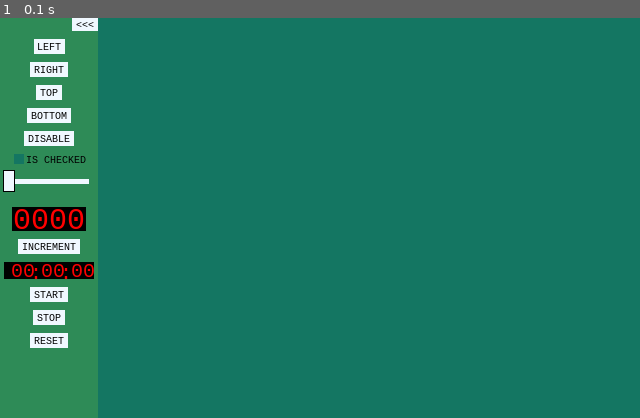
Above: before the commit, frame 1.
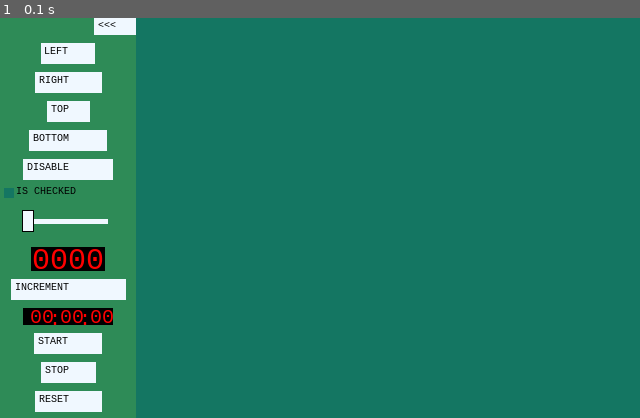
Above: after the commit, the same moment.

Repository: alexetsnyder/OuroborosPython
Game: pygame game, started from Pygame/Maps/IslandMaps/controls.py
Same seed, same stepped clock (60 frames per second), same inputs: the game is played once before the commit and once after it.
Inputs:
- Up to frame 1 (0.1 s): no input

The runs differ from the first frame. In frame 1, 13% of the frame differs, in the area x 0-22%, y 0-100%.

Commit message:
Refactor Enable and Disable Color
Created a style class that can hold the active and inactive color. Works except for the button sizing and some other formating are incorrect.

Diff:
--- a/Pygame/Maps/IslandMaps/controls.py
+++ b/Pygame/Maps/IslandMaps/controls.py
@@ -1,18 +1,27 @@
 #controls.py
 import time, math
 import go, imp, events
+from go import Styles, Style
 from structs import *
 
 class Control (go.Rect):
-	def __init__(self, left_top, size, is_visible=True, is_enabled=True, enabled_color=Color.ALICE_BLUE, disabled_color=Color.LIGHT_GREY):
+	def __init__(self, left_top, size, is_visible=True, is_enabled=True):
 		self.mw, self.mh = self.margins = (8, 8)
-		self.enabled_color = enabled_color
-		self.disabled_color = disabled_color
 		self.set_enabled(is_enabled)
 		self.set_visibility(is_visible)
 		super().__init__(left_top, size)
 		self.set_size(size)
 		self.set_position(left_top)
+		self.create_styles()
+
+	def create_styles(self):
+		self.styles = Styles()
+		self.styles['default_enabled'] = Style(Color.ALICE_BLUE)
+		self.styles['default_disabled'] = Style(Color.LIGHT_GREY)
+		self.styles['default_text_enabled'] = Style(Color.BLACK, font_size=10)
+		self.styles['default_text_disabled'] = Style(Color.DIM_GREY, font_size=10)
+		self.styles['default_border_enabled'] = Style(Color.BLACK)
+		self.styles['default_border_disabled'] = Style(Color.DIM_GREY)
 
 	def set_visibility(self, is_visible):
 		self.is_visible = is_visible
@@ -20,11 +29,13 @@
 	def set_enabled(self, is_enabled):
 		self.is_enabled = is_enabled
 
-	def get_color(self):
+	def get_style(self, key):
+		postfix = ''
 		if self.is_enabled:
-			return self.enabled_color
+			postfix = 'enabled'
 		else:
-			return self.disabled_color
+			postfix = 'disabled'
+		return self.styles['{}_{}'.format(key, postfix)]
 
 	def update(self):
 		pass
@@ -33,18 +44,22 @@
 		pass
 
 class Button (Control):
-	def __init__(self, text, on_click=None, left_top=(0, 0), min_size=(0, 0), text_color=Color.BLACK, text_size=10, active_color=Color.RED, is_visible=True, is_enabled=True):
+	def __init__(self, text, on_click=None, left_top=(0, 0), min_size=(0, 0), is_visible=True, is_enabled=True):
 		self.is_active = False
 		self.on_click = on_click
-		self.active_color = active_color
-		self.text_color = text_color
-		self.disabled_text_color = Color.DIM_GREY
 		self.min_w, self.min_h = self.min_size = min_size
-		self.btn_font = go.FontInfo(font_size=text_size)
-		self.btn_txt = go.RenderText(text, self.btn_font)
+		self.btn_txt = go.RenderText(text)
 		self.btn_bck = go.Rect((0, 0), (0, 0))
 		self.wire_events()
 		super().__init__(left_top, self.get_size(), is_enabled=is_enabled, is_visible=is_visible)
+		self.apply_styles()
+
+	def create_styles(self):
+		super().create_styles()
+		self.styles['btn_active'] = Style(Color.RED)
+
+	def apply_styles(self):
+		self.btn_txt.set_font_style(self.get_text_style())
 
 	def wire_events(self):
 		imp.IMP().add_listener(events.MouseMotionEvent().create(self.on_mouse_motion, quell=True))
@@ -61,17 +76,13 @@
 			if self.is_enabled and self.is_active:
 				self.on_click(event)
 
-	def get_color(self):
-		color = super().get_color()
+	def get_style(self):
 		if self.is_enabled and self.is_active:
-			color = self.active_color
-		return color
-
-	def get_text_color(self):
-		if self.is_enabled:
-			return self.text_color
-		else:
-			return self.disabled_text_color
+			return self.styles['btn_active']
+		return super().get_style('default')
+
+	def get_text_style(self):
+		return super().get_style('default_text')
 
 	def set_size(self, size):
 		w, h = size
@@ -98,8 +109,8 @@
 
 	def draw(self, surface):
 		if self.is_visible:
-			self.btn_bck.draw(surface, self.get_color())
-			self.btn_txt.draw(surface, self.get_text_color())
+			self.btn_bck.draw(surface, self.get_style().color)
+			self.btn_txt.draw(surface, self.get_text_style().color)
 
 class SideBar (Control):
 	def __init__(self, controls=[], window_side=WindowSide.LEFT):
@@ -109,17 +120,27 @@
 		self.sidebar_bck = go.Rect((0, 0), (0, 0))
 		self.btn_expand = Button(self.get_btn_txt(), on_click=self.toggle_expand)
 		self.min_w, self.min_h = self.min_size = self.btn_expand.size
-		super().__init__((0, 0), (0, 0), enabled_color=Color.SEA_GREEN)
+		super().__init__((0, 0), (0, 0))
 		self.set_size(self.assay_size())
 		self.set_position(self.assay_position())
 		self.wire_events()
 
+	def create_styles(self):
+		super().create_styles()
+		self.styles['default_enabled'].color = Color.SEA_GREEN
+
 	def wire_events(self):
 		imp.IMP().add_listener(events.UserEvent(CustomEvent.REFRESH_SIDEBAR).create(self.on_refresh_sidebar))
 
 	def on_refresh_sidebar(self, event):
 		self.set_size(self.assay_size())
 		self.set_position(self.assay_position())
+
+	def set_enabled(self, is_enabled):
+		super().set_enabled(is_enabled)
+		self.btn_expand.set_enabled(is_enabled)
+		for control in self.controls:
+			control.set_enabled(is_enabled)
 
 	def set_btn_txt(self, btn_txt):
 		self.btn_expand.set_text(btn_txt)
@@ -255,24 +276,30 @@
 
 	def draw(self, surface):
 		if self.is_visible:
-			self.sidebar_bck.draw(surface, Color.SEA_GREEN)
+			self.sidebar_bck.draw(surface, self.get_style('default').color)
 			self.btn_expand.draw(surface)
 			for control in self.controls:
 				control.draw(surface)
 
 class CheckBox (Control):
-	def __init__(self, lbl_str, left_top=(0, 0), on_checked=None, lbl_color=Color.BLACK, color=Color.TEAL_FELT, checked_color=Color.BLACK):
+	def __init__(self, lbl_str, on_checked=None, left_top=(0, 0)):
 		self.is_checked = False
-		self.checked_color = checked_color
 		self.on_checked = on_checked
-		self.disabled_text_color = Color.DIM_GREY
-		self.lbl_color = lbl_color
-		self.font_info = go.FontInfo(font_size=10)
-		self.lbl_text = go.RenderText(lbl_str, self.font_info)
+		self.lbl_text = go.RenderText(lbl_str)
 		self.check_box = go.Rect(left_top, (10, 10), width=1)
 		self.fill_box = go.Rect(left_top, (10, 10))
-		super().__init__(left_top, tuple(x + 10 for x in self.lbl_text.size), enabled_color=color)
+		super().__init__(left_top, tuple(x + 10 for x in self.lbl_text.size))
+		self.apply_styles()
 		self.wire_events()
+
+	def create_styles(self):
+		super().create_styles()
+		self.styles['default_enabled'].color = Color.TEAL_FELT
+		self.styles['check_mark_enabled'] = Style()
+		self.styles['check_mark_disabled'] = Style(Color.DIM_GREY)
+
+	def apply_styles(self):
+		self.lbl_text.set_font_style(self.get_style('default_text'))
 
 	def wire_events(self):
 		imp.IMP().add_listener(events.MouseLeftButtonDownEvent().create(self.on_mouse_left_button_down))
@@ -291,12 +318,6 @@
 	def set_onchecked(self, method):
 		self.on_checked = method
 
-	def get_text_color(self):
-		if self.is_enabled:
-			return self.lbl_color
-		else:
-			return self.disabled_text_color
-
 	def on_mouse_left_button_down(self, event):
 		if self.check_box.is_within(event.pos):
 			self.checked(event)
@@ -309,25 +330,30 @@
 
 	def draw(self, surface):
 		if self.is_visible:
-			self.check_box.draw(surface, self.get_color())
+			self.check_box.draw(surface, self.get_style('default').color)
 			if self.is_checked:
-				self.fill_box.draw(surface, self.checked_color)
-			self.lbl_text.draw(surface, self.get_text_color())
+				self.fill_box.draw(surface, self.get_style('check_mark').color)
+			self.lbl_text.draw(surface, self.get_style('default_text').color)
 
 class StopWatch (Control):
 	def __init__(self, left_top=(0, 0), digit_color=Color.RED):
-		self.digit_color = digit_color
 		self.time = 0
 		self.prv_time = 0
 		self.padding = 4
 		self.is_running = False
-		self.font_info = go.FontInfo(font_size=20)
-		self.seperator_txt = go.RenderText(':', self.font_info)
-		self.seconds_txt = go.RenderText(self.display_format(0), self.font_info)
-		self.minutes_txt = go.RenderText(self.display_format(0), self.font_info)
-		self.hours_txt = go.RenderText(self.display_format(0), self.font_info)
+		self.font_style = Style(digit_color, font_size=20)
+		self.seperator_txt = go.RenderText(':', self.font_style)
+		self.seconds_txt = go.RenderText(self.display_format(0), self.font_style)
+		self.minutes_txt = go.RenderText(self.display_format(0), self.font_style)
+		self.hours_txt = go.RenderText(self.display_format(0), self.font_style)
 		self.box = go.Rect(left_top, (0, 0))
-		super().__init__(left_top, self.get_clock_size(), enabled_color=Color.BLACK)
+		super().__init__(left_top, self.get_clock_size())
+
+	def create_styles(self):
+		super().create_styles()
+		self.styles['default_enabled'].color = Color.BLACK
+		self.styles['digit_text_enabled'] = self.font_style
+		self.styles['digit_text_disabled'] = Style(Color.LIGHT_CORAL, font_size=20)
 
 	def set_display(self):
 		hours, minutes, seconds = self.get_time()
@@ -390,24 +416,24 @@
 		self.set_position(self.left_top)
 
 	def draw_clock(self, surface):
+		digit_color = self.get_style('digit_text').color
 		left = self.left + self.padding
-		self.hours_txt.draw(surface, self.digit_color)
+		self.hours_txt.draw(surface, digit_color)
 		left += self.hours_txt.w + self.padding
-		self.seperator_txt.draw_at(surface, self.digit_color, (left, self.top + self.h // 4 + 2))
+		self.seperator_txt.draw_at(surface, digit_color, (left, self.top + self.h // 4 + 2))
 		left += self.seperator_txt.w + self.padding // 2
-		self.minutes_txt.draw(surface, self.digit_color)
+		self.minutes_txt.draw(surface, digit_color)
 		left += self.minutes_txt.w + 2
-		self.seperator_txt.draw_at(surface, self.digit_color, (left, self.top + self.h // 4 + 2))
-		self.seconds_txt.draw(surface, self.digit_color)
+		self.seperator_txt.draw_at(surface, digit_color, (left, self.top + self.h // 4 + 2))
+		self.seconds_txt.draw(surface, digit_color)
 
 	def draw(self, surface):
 		if self.is_visible:
-			self.box.draw(surface, Color.BLACK)
+			self.box.draw(surface, self.get_style('default').color)
 			self.draw_clock(surface)
 
 class CounterBox (Control):
 	def __init__(self, digits, can_grow=False, limit=100, left_top=(0, 0), digit_color=Color.RED):
-		self.digit_color = digit_color
 		self.limit = limit
 		self.can_grow = can_grow
 		self.digits = digits
@@ -416,9 +442,15 @@
 		self.counter = 0
 		self.padding = 4
 		self.box = go.Rect(left_top, (0, 0))
-		self.font_info = go.FontInfo(font_size=30)
-		self.display_text = go.RenderText(self.get_display_str(), font_info=self.font_info)
+		self.font_style = Style(digit_color, font_size=30)
+		self.display_text = go.RenderText(self.get_display_str(), font_style=self.font_style)
 		super().__init__(left_top, tuple(x + self.padding for x in self.display_text.size))
+
+	def create_styles(self):
+		super().create_styles()
+		self.styles['default_enabled'].color = Color.BLACK
+		self.styles['digit_text_enabled'] = self.font_style
+		self.styles['digit_text_disabled'] = Style(Color.LIGHT_CORAL, font_size=30)
 
 	def set_size(self, size):
 		super().set_size(size)
@@ -463,8 +495,8 @@
 
 	def draw(self, surface):
 		if self.is_visible:
-			self.box.draw(surface, Color.BLACK)
-			self.display_text.draw(surface, self.digit_color)
+			self.box.draw(surface, self.get_style('default').color)
+			self.display_text.draw(surface, self.get_style('digit_text').color)
 
 class Slider (Control):
 	def __init__(self, length=80, measure=10, left_top=(0, 0)):
@@ -485,10 +517,10 @@
 		self.slider.center_on(slider_center)
 
 	def draw(self, surface):
-		color = self.get_color()
+		color = self.get_style('default').color
 		if self.is_visible:
 			self.bar.draw(surface, color)
-			self.slider_border.draw(surface, Color.BLACK)
+			self.slider_border.draw(surface, self.get_style('default_border').color)
 			self.slider.draw(surface, color)
 
 if __name__=='__main__':
--- a/Pygame/Maps/IslandMaps/go.py
+++ b/Pygame/Maps/IslandMaps/go.py
@@ -2,6 +2,27 @@
 import pygame
 from pygame import freetype
 from structs import *
+
+class Style:
+	def __init__(self, color=Color.BLACK, font_size=20, font_name='lucidaconsole'):
+		self.color = color
+		self.font_size = font_size
+		self.font_name = font_name
+
+class Styles:
+	def __init__(self):
+		self.map = {}
+
+	def __setitem__(self, key, style_info):
+		self.map[key] = style_info
+
+	def __getitem__(self, key):
+		return self.map[key]
+
+	def try_get(self, key, default):
+		if key in self.map:
+			return self.map[key]
+		return default
 
 def plottable(cls):
 	class PlottableClass (cls):
@@ -185,44 +206,45 @@
 	def draw(self, surface, color):
 		pygame.draw.rect(surface, color, pygame.Rect(self.left_top, self.size))
 
-class FontInfo:
-	def __init__(self, font_size=20, font_name='lucidaconsole'):
-		self.font_name = font_name
-		self.font_size = font_size
 
 class RenderText (Rect):
-	def __init__(self, text_str, font_info=FontInfo()):
+	def __init__(self, text_str, font_style=None):
 		if not freetype.get_init():
 			freetype.init()
 		self.text_str = text_str
-		self.font_info = font_info
+		self.font_style = font_style
+		self.create_default_style()
 		self.font = self.create_font()
 		super().__init__((0, 0), self.get_size())
 
+	def create_default_style(self):
+		if self.font_style == None:
+			self.font_style = Style()
+
 	def create_font(self):
-		return freetype.SysFont(self.font_info.font_name, self.font_info.font_size)
+		return freetype.SysFont(self.font_style.font_name, self.font_style.font_size)
 
 	def set_text(self, text_str):
 		self.text_str = text_str
 		super().set_size(self.get_size())
 
 	def set_font_size(self, value):
-		self.font_info.font_size = value
+		self.font_style.font_size = value
 		self.font = self.create_font()
 
 	def set_font_name(self, font):
-		self.font_info.font_name = font
-		self.font = self.create_font()
-
-	def set_font_info(self, font_info):
-		self.font_info = font_info
+		self.font_style.font_name = font
+		self.font = self.create_font()
+
+	def set_font_style(self, font_style):
+		self.font_style = font_style
 		self.font = self.create_font()
 
 	def get_size(self):
 		return self.font.get_rect(self.text_str).size
 
 	def get_font_size(self):
-		return self.font_info.font_size
+		return self.font_style.font_size
 
 	def draw_at(self, surface, color, pos):
 		self.font.render_to(surface, pos, self.text_str, color)
--- a/Pygame/Maps/IslandMaps/structs.py
+++ b/Pygame/Maps/IslandMaps/structs.py
@@ -4,6 +4,7 @@
 	WHITE  		  = (255, 255, 255, 255)
 	BLACK  		  = (  0,   0,   0, 255)
 	RED           = (255,   0,   0, 255)
+	LIGHT_CORAL   = (240, 128, 128, 255)
 	GREEN  		  = (  0, 255,   0, 255)
 	SEA_GREEN     = ( 46, 139,  87, 255)
 	FOREST_GREEN  = ( 13,  55,  13, 255)
